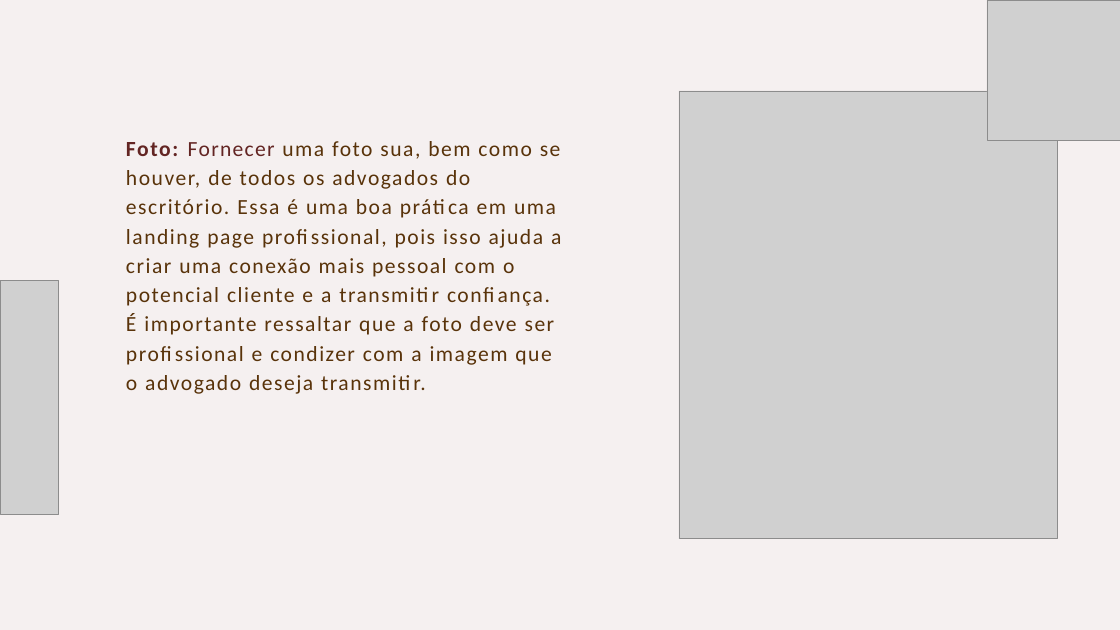
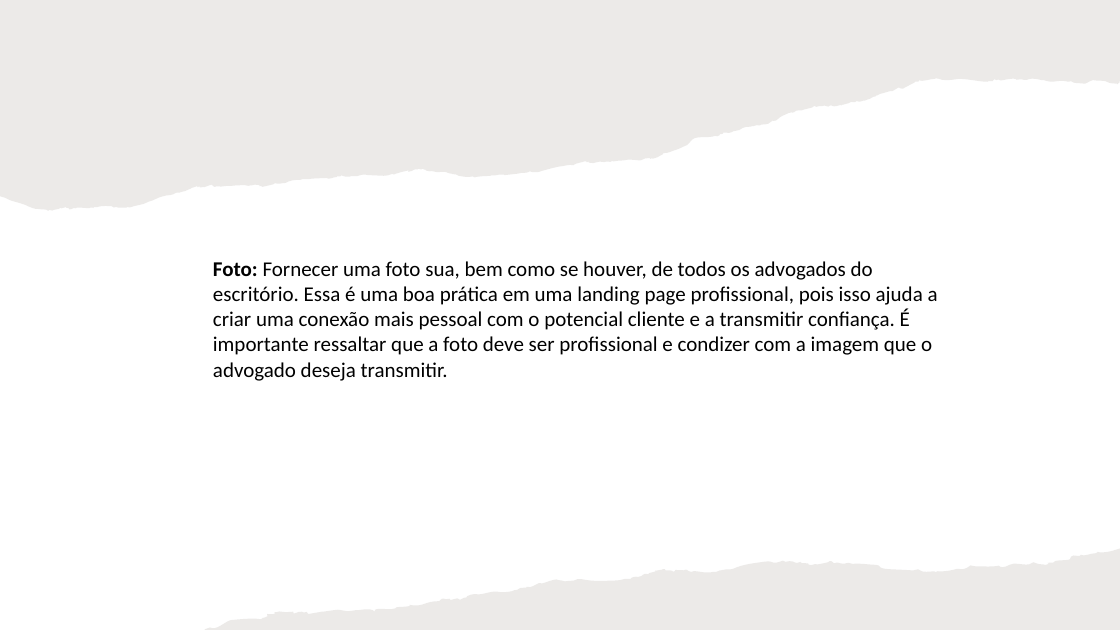
Before and after one commit to slesbel/Design-Studio, a slide deck: slide 12 of lawyer/guia_para_advogados.pptx. Drawn at 1120x630 pixels with LibreOffice and Linux fonts; fonts in the diff are those of the drawing; grey boxes stand for pictures. Boxes give left, top, right and bottom in pixels: in the first picture for what was removed or moved away, otherwise in the second. Text is boxed around its words. In the diff, an @@ line names an element or a change of style, - is before the commit and + after.

```diff
--- a/lawyer/guia_para_advogados.pptx
+++ b/lawyer/guia_para_advogados.pptx
@@ rectangle added at [0,0,1120,630], fill #FFFFFF @@
@@ freeform shape added at [0,0,1120,211], fill #82766A at 15% opacity @@
@@ picture removed at [987,0,1120,141] @@
@@ picture removed at [679,91,1057,539] @@
@@ text "Foto: Fornecer uma foto sua, ...": place and size @@
-text "Foto: Fornecer uma foto sua, ..." at [126,141,561,394]
+text "Foto: Fornecer uma foto sua, ..." at [213,261,938,381]
@@ text "Foto: Fornecer uma foto sua, ..." at [213,261,938,381]: size 18.5 to 18 pt, text colour #59330A to #000000, letter spacing 1.3 to 0 pt; text colour #632523 to #000000 in "Foto: Fornecer"; letter spacing 1.4 to 0 pt in "Foto:"; letter spacing 1.1 to 0 pt in "Fornecer"; indent changed; line spacing 1.13 to 1; less space between paragraphs @@
@@ picture removed at [0,280,59,514] @@
@@ freeform shape added at [204,549,1120,630], fill #82766A at 15% opacity @@
```
Also in this commit, not shown: 14 other slides changed, 3 slides added, 2 other files.
